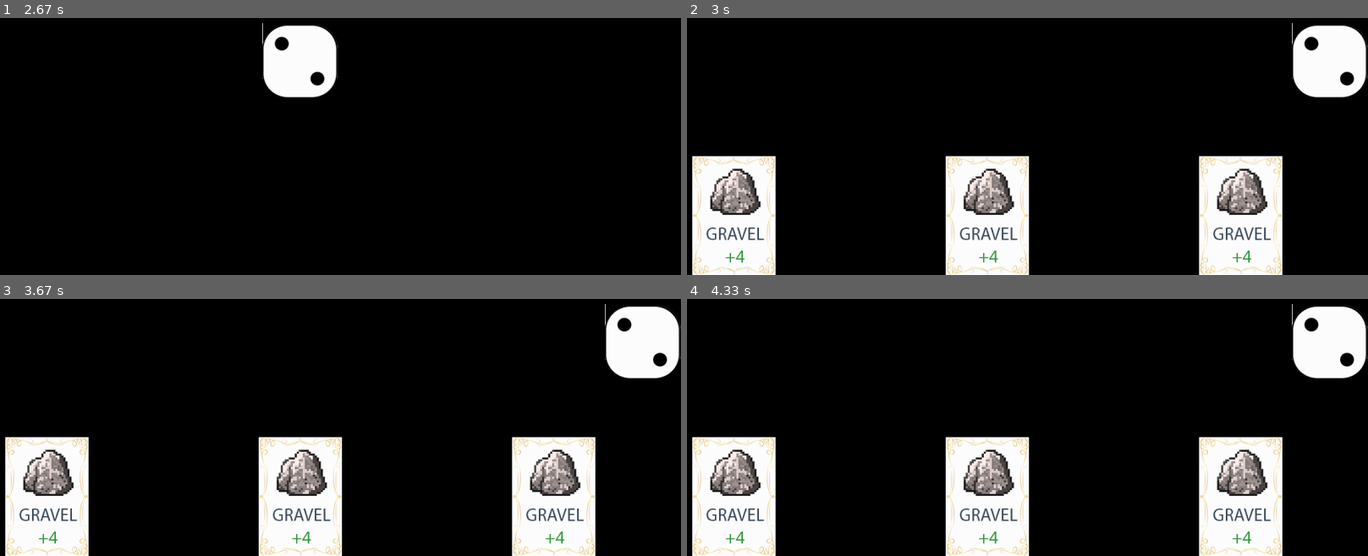
Above: before the commit, frames 1-4 (two rows, left to right).
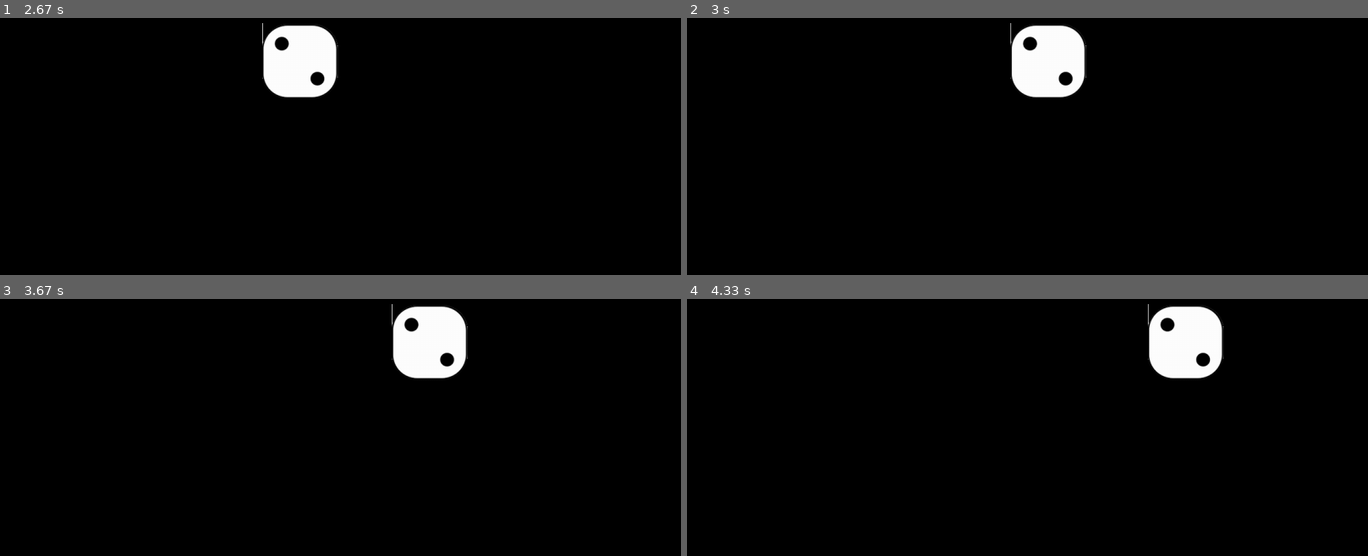
Above: after the commit, the same moments.

Repository: alyalya-blip/game_jam_2020
Game: pygame game, started from main.py
Same seed, same stepped clock (60 frames per second), same inputs: the game is played once before the commit and once after it.
Inputs:
- Up to frame 1 (2.67 s): no input
- Up to frame 2 (3 s): no input
- Up to frame 3 (3.67 s): no input
- Up to frame 4 (4.33 s): no input

Frame 1 is identical in both runs. In frame 2, 22% of the frame differs, in the area x 0-100%, y 1-100%; in frame 3, 22%; in frame 4, 22%.

Commit message:
added slidey thingies
ting go wooooooooosh

Diff:
--- a/main.py
+++ b/main.py
@@ -13,7 +13,6 @@
 
 SCREEN_SIZE_X = 1280
 SCREEN_SIZE_Y = 720
-
 
 
 class Card:
@@ -104,10 +103,38 @@
     """
 
     pygame_functions.hideAll()
-    pygame_functions.moveSprite(chosen_card.card_sprite, SCREEN_SIZE_X // 2, SCREEN_SIZE_Y // 2)
+    animate_sprite_movement(SCREEN_SIZE_X // 2, SCREEN_SIZE_Y // 2, chosen_card.card_sprite, 0.015)
     pygame_functions.showSprite(chosen_card.card_sprite)
 
     return chosen_card.card_type, chosen_card.card_factor
+
+# TODO: Move this function into pygame_functions.
+def animate_sprite_movement(end_x, end_y, move_sprite, speed = 0.005):
+    """
+    Animate the movement on object from start_x, start_y to end_x, end_y
+    :param end_x: The final x position. (int)
+    :param end_y: The final y position. (int)
+    :param move_sprite: The sprite to move. (Sprite)
+    :param speed: The speed of the movement, a value between 0 and 1, 1 is instant, 0 won't move.
+    """
+
+    start_x, start_y = move_sprite.rect.center
+
+    x_delta = end_x - start_x
+    y_delta = end_y - start_y
+
+    current_x = start_x
+    current_y = start_y
+
+    for i in range (int(1 / speed)):
+        current_x = current_x + (x_delta * speed)
+        current_y = current_y + (y_delta * speed)
+
+        pygame_functions.moveSprite(move_sprite, int(current_x), int(current_y))
+        pygame_functions.showSprite(move_sprite)
+
+    # Fix inconsistent movement with the animation.
+    pygame_functions.moveSprite(move_sprite, end_x, end_y)
 
 
 def throw_dice():
@@ -115,6 +142,7 @@
     Display the dice throwing animation and return the result.
     :return: The result of the dice roll. (int)
     """
+
     DICE_IMAGE_SIZE = 128
 
     dice_path = 'assets\\pictures\\dice\\dice_'
@@ -127,6 +155,7 @@
             pygame_functions.setSpriteImage(dice_sprite, pygame_functions.loadImage(dice_path+str(index)+'.png'))
             pygame_functions.showSprite(dice_sprite)
             sleep(0.05)
+
     # Actually generate the cards luck.
     luck_choice = random.randrange(1, 7)
 
@@ -134,8 +163,9 @@
     pygame_functions.showSprite(dice_sprite)
 
     sleep(2)
+
     # Move the dice to the side.
-    pygame_functions.moveSprite(dice_sprite, SCREEN_SIZE_X - (DICE_IMAGE_SIZE // 2), SCREEN_SIZE_Y // 2)
+    animate_sprite_movement(SCREEN_SIZE_X - (DICE_IMAGE_SIZE // 2), SCREEN_SIZE_Y // 2, dice_sprite, 0.01)
 
     return luck_choice
 
@@ -143,6 +173,7 @@
 def main():
 
     pygame_functions.screenSize(SCREEN_SIZE_X, SCREEN_SIZE_Y, fullscreen=False)
+    # TODO: make a game table background.
     pygame_functions.setBackgroundColour('black')
 
     current_luck = throw_dice()
